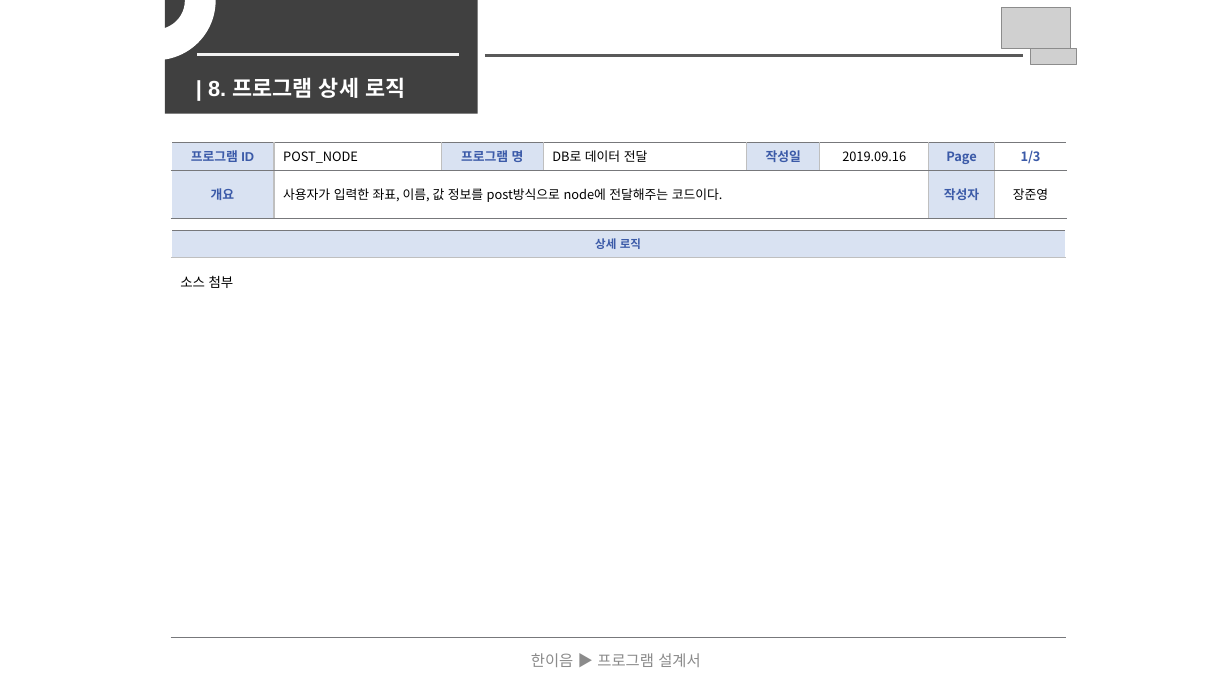
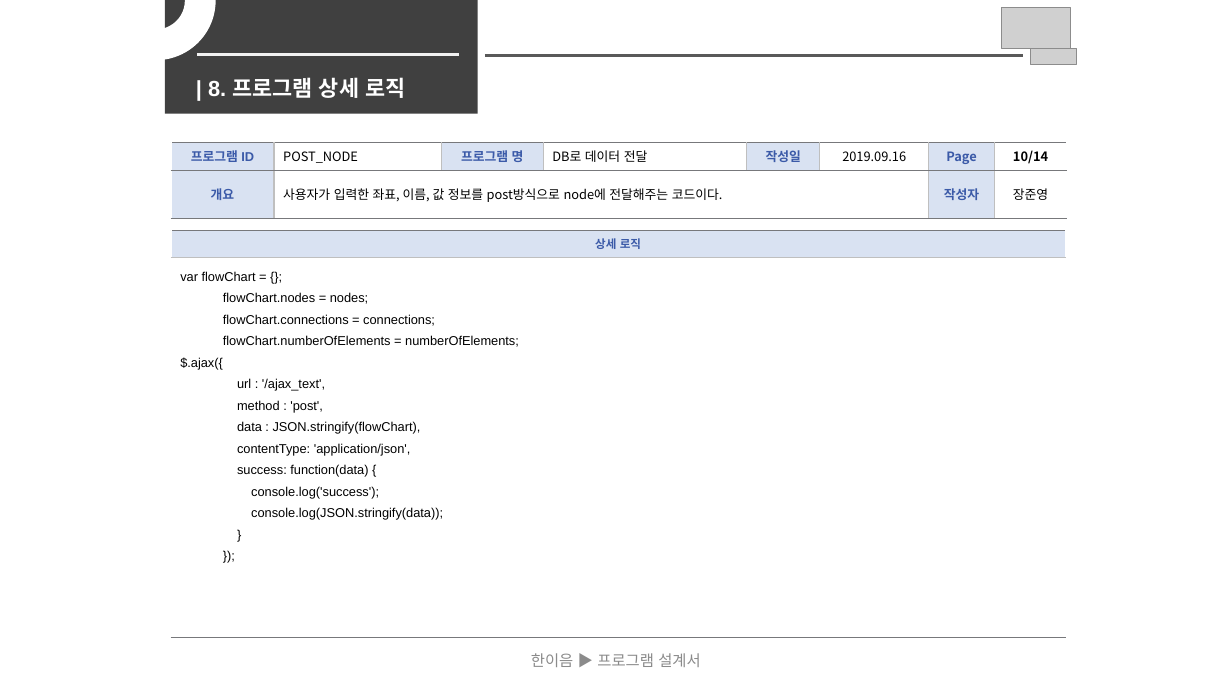
Before and after one commit to Hanswind/smuhill, a slide deck: slide 10 of documents/Output_Documents/개발산출물.pptx. Drawn at 1232x693 pixels with LibreOffice and Linux fonts; fonts in the diff are those of the drawing; grey boxes stand for pictures. Boxes give left, top, right and bottom in pixels: in the first picture for what was removed or moved away, otherwise in the second. Text is boxed around its words. In the diff, an @@ line names an element or a change of style, - is before the commit and + after.

```diff
--- a/documents/Output_Documents/개발산출물.pptx
+++ b/documents/Output_Documents/개발산출물.pptx
@@ table at box(171, 142, 1067, 218) @@
-row 1, column 8: 1/3
+row 1, column 8: 10/14
@@ table at box(171, 230, 1066, 638) @@
-row 2, column 1: 소스 첨부
+row 2, column 1: var flowChart = {}; / flowChart.nodes = nodes; / flowChart.connections = connections; / flowChart.numberOfElements = numberOfElements; / $.ajax({ / url : '/ajax_text', / method : 'post', / data : JSON.stringify(flowChart), / contentType: 'application/json', / success: function(data) { / console.log('success'); / console.log(JSON.stringify(data)); / } / });
```
Also in this commit, not shown: 11 other slides changed, 2 slides added, 2 slides removed, 2 other files.
